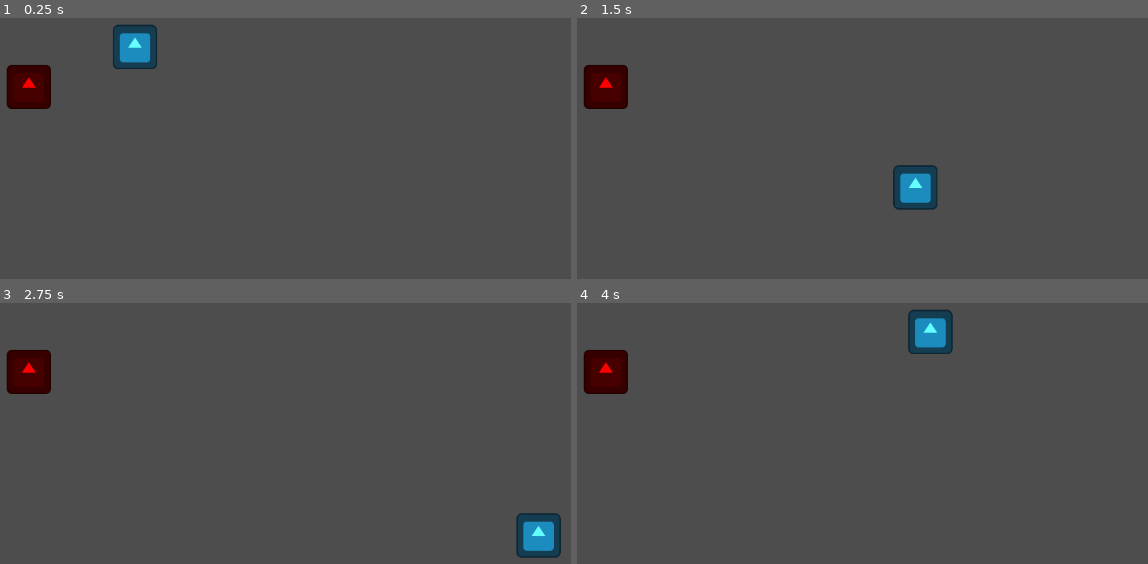
Above: before the commit, frames 1-4 (two rows, left to right).
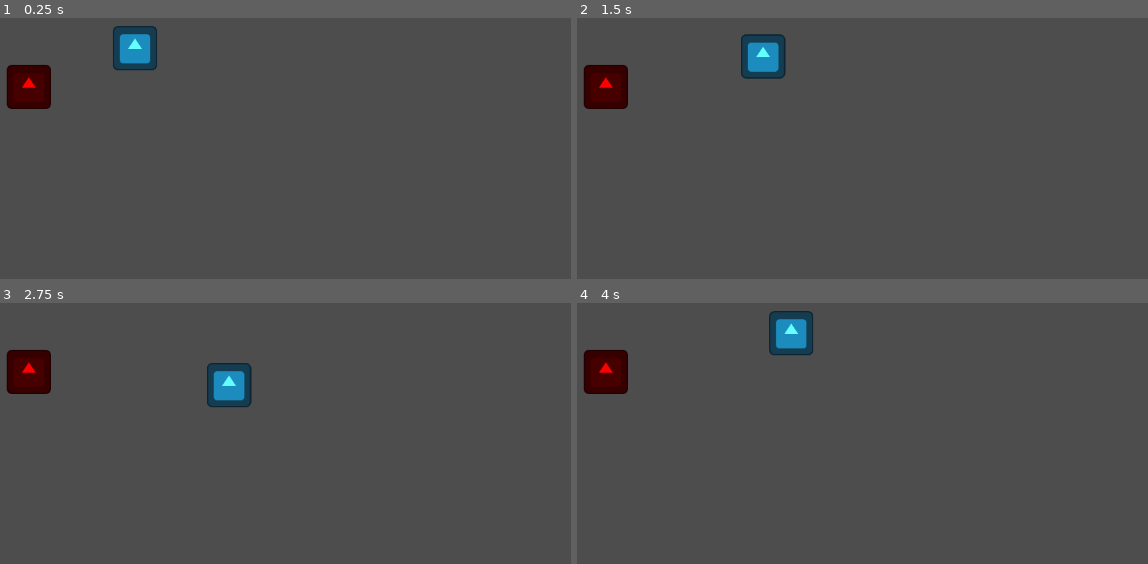
Above: after the commit, the same moments.

Repository: shafayatb/basic-2d-top-down-example
Game: Godot game, scene res://playground.tscn
Same seed, same stepped clock (60 frames per second), same inputs: the game is played once before the commit and once after it. The project has no main scene, so this scene is started directly. The engine's default icon, where the game draws it, is replaced by a stand-in: a white triangle on a blue panel in a dark square.
Inputs:
- Up to frame 1 (0.25 s): no input
- Up to frame 2 (1.5 s): tap Enter at 0.5 s; hold Right (ui_right) 0.53-1.28 s; tap Ctrl (Dash) at 0.6, 1.35 s; hold Down (ui_down) from 1.28 s (still down)
- Up to frame 3 (2.75 s): release Down (ui_down) at 2.03 s; hold Right (ui_right) from 2.03 s (still down); tap Ctrl (Dash) at 2.1 s
- Up to frame 4 (4 s): release Right (ui_right) at 2.78 s; hold Up (ui_up) 2.78-3.53 s; tap Ctrl (Dash) at 2.85, 3.6 s; hold Left (ui_left) from 3.53 s (still down)

The runs differ from the first frame. In frame 1, 0.2% of the frame differs, in the area x 19-28%, y 2-20%; in frame 2, 2.6%; in frame 3, 2.6%, in the area x 36-99%, y 22-98%; in frame 4, 2.6%.

Commit message:
6. Animation Tree Introduction

Diff:
--- a/player/player.gd
+++ b/player/player.gd
@@ -1,4 +1,7 @@
 extends CharacterBody2D
+
+
+@onready var animation_tree: AnimationTree = $AnimationTree
 
 const max_speed: int = 100
 const acceleration: int = 9
@@ -6,6 +9,11 @@
 
 var knockback: Vector2 = Vector2.ZERO
 var knockback_timer: float = 0.0
+
+var input: Vector2 = Vector2.ZERO
+
+func _ready() -> void:
+	animation_tree.active = true
 
 func _physics_process(delta: float) -> void:
 	if knockback_timer > 0.0:
@@ -18,8 +26,18 @@
 
 	move_and_slide()
 
+	if input != Vector2.ZERO:
+		animation_tree["parameters/conditions/is_moving"] = true
+		animation_tree["parameters/conditions/not_moving"] = false
+	else:
+		animation_tree["parameters/conditions/is_moving"] = false
+		animation_tree["parameters/conditions/not_moving"] = true
+
+	animation_tree["parameters/Idle/blend_position"] = input
+	animation_tree["parameters/Move/blend_position"] = input
+
 func movement(delta: float) -> void:
-	var input = Vector2(
+	input = Vector2(
 		Input.get_action_strength("ui_right") - Input.get_action_strength("ui_left"),
 		Input.get_action_strength("ui_down") - Input.get_action_strength("ui_up")
 	).normalized()
--- a/player/player.tscn
+++ b/player/player.tscn
@@ -1,6 +1,7 @@
-[gd_scene load_steps=7 format=3 uid="uid://bm4v5ulnu0n8w"]
+[gd_scene load_steps=29 format=3 uid="uid://bm4v5ulnu0n8w"]
 
 [ext_resource type="Texture2D" uid="uid://dta4665i0rs3m" path="res://icon.svg" id="1_4flbx"]
+[ext_resource type="Script" uid="uid://ccpxtr46d5ck1" path="res://player/player.gd" id="1_g6k8r"]
 [ext_resource type="Script" uid="uid://c862gema2tgoo" path="res://node_state_machine/state_machine.gd" id="3_i3pqv"]
 [ext_resource type="Script" uid="uid://do8iluil3rmt2" path="res://node_state_machine/walk_state.gd" id="3_sweqy"]
 [ext_resource type="Script" uid="uid://cwere4u6usod4" path="res://node_state_machine/idle_state.gd" id="4_2hs0m"]
@@ -9,19 +10,247 @@
 [sub_resource type="RectangleShape2D" id="RectangleShape2D_onrkg"]
 size = Vector2(130, 127)
 
+[sub_resource type="Animation" id="Animation_g6k8r"]
+length = 0.001
+tracks/0/type = "value"
+tracks/0/imported = false
+tracks/0/enabled = true
+tracks/0/path = NodePath("Icon:position")
+tracks/0/interp = 1
+tracks/0/loop_wrap = true
+tracks/0/keys = {
+"times": PackedFloat32Array(0),
+"transitions": PackedFloat32Array(1),
+"update": 0,
+"values": [Vector2(0, 0)]
+}
+tracks/1/type = "value"
+tracks/1/imported = false
+tracks/1/enabled = true
+tracks/1/path = NodePath("Icon:scale")
+tracks/1/interp = 1
+tracks/1/loop_wrap = true
+tracks/1/keys = {
+"times": PackedFloat32Array(0),
+"transitions": PackedFloat32Array(1),
+"update": 0,
+"values": [Vector2(1, 1)]
+}
+
+[sub_resource type="Animation" id="Animation_qjkh3"]
+resource_name = "idle"
+loop_mode = 1
+tracks/0/type = "value"
+tracks/0/imported = false
+tracks/0/enabled = true
+tracks/0/path = NodePath("Icon:position")
+tracks/0/interp = 1
+tracks/0/loop_wrap = true
+tracks/0/keys = {
+"times": PackedFloat32Array(0, 0.5, 1),
+"transitions": PackedFloat32Array(1, 1, 1),
+"update": 0,
+"values": [Vector2(0, 0), Vector2(0, -3), Vector2(0, 0)]
+}
+
+[sub_resource type="Animation" id="Animation_8t03j"]
+resource_name = "move_down"
+length = 0.3
+tracks/0/type = "value"
+tracks/0/imported = false
+tracks/0/enabled = true
+tracks/0/path = NodePath("Icon:scale")
+tracks/0/interp = 1
+tracks/0/loop_wrap = true
+tracks/0/keys = {
+"times": PackedFloat32Array(0, 0.3),
+"transitions": PackedFloat32Array(1, 1),
+"update": 0,
+"values": [Vector2(1, 1), Vector2(1, 1.390625)]
+}
+tracks/1/type = "value"
+tracks/1/imported = false
+tracks/1/enabled = true
+tracks/1/path = NodePath("Icon:position")
+tracks/1/interp = 1
+tracks/1/loop_wrap = true
+tracks/1/keys = {
+"times": PackedFloat32Array(0, 0.3),
+"transitions": PackedFloat32Array(1, 1),
+"update": 0,
+"values": [Vector2(0, 0), Vector2(0, 25)]
+}
+
+[sub_resource type="Animation" id="Animation_rgyib"]
+resource_name = "move_left"
+length = 0.3
+tracks/0/type = "value"
+tracks/0/imported = false
+tracks/0/enabled = true
+tracks/0/path = NodePath("Icon:position")
+tracks/0/interp = 1
+tracks/0/loop_wrap = true
+tracks/0/keys = {
+"times": PackedFloat32Array(0, 0.3),
+"transitions": PackedFloat32Array(1, 1),
+"update": 0,
+"values": [Vector2(0, 0), Vector2(-38, 0)]
+}
+tracks/1/type = "value"
+tracks/1/imported = false
+tracks/1/enabled = true
+tracks/1/path = NodePath("Icon:scale")
+tracks/1/interp = 1
+tracks/1/loop_wrap = true
+tracks/1/keys = {
+"times": PackedFloat32Array(0, 0.3),
+"transitions": PackedFloat32Array(1, 1),
+"update": 0,
+"values": [Vector2(1, 1), Vector2(1.59375, 1)]
+}
+
+[sub_resource type="Animation" id="Animation_boad6"]
+resource_name = "move_right"
+length = 0.3
+tracks/0/type = "value"
+tracks/0/imported = false
+tracks/0/enabled = true
+tracks/0/path = NodePath("Icon:scale")
+tracks/0/interp = 1
+tracks/0/loop_wrap = true
+tracks/0/keys = {
+"times": PackedFloat32Array(0, 0.3),
+"transitions": PackedFloat32Array(1, 1),
+"update": 0,
+"values": [Vector2(1, 1), Vector2(1.59375, 1)]
+}
+tracks/1/type = "value"
+tracks/1/imported = false
+tracks/1/enabled = true
+tracks/1/path = NodePath("Icon:position")
+tracks/1/interp = 1
+tracks/1/loop_wrap = true
+tracks/1/keys = {
+"times": PackedFloat32Array(0, 0.3),
+"transitions": PackedFloat32Array(1, 1),
+"update": 0,
+"values": [Vector2(0, 0), Vector2(38, 0)]
+}
+
+[sub_resource type="Animation" id="Animation_hg6s5"]
+resource_name = "move_up"
+length = 0.3
+tracks/0/type = "value"
+tracks/0/imported = false
+tracks/0/enabled = true
+tracks/0/path = NodePath("Icon:position")
+tracks/0/interp = 1
+tracks/0/loop_wrap = true
+tracks/0/keys = {
+"times": PackedFloat32Array(0, 0.3),
+"transitions": PackedFloat32Array(1, 1),
+"update": 0,
+"values": [Vector2(0, 0), Vector2(0, -25)]
+}
+tracks/1/type = "value"
+tracks/1/imported = false
+tracks/1/enabled = true
+tracks/1/path = NodePath("Icon:scale")
+tracks/1/interp = 1
+tracks/1/loop_wrap = true
+tracks/1/keys = {
+"times": PackedFloat32Array(0, 0.3),
+"transitions": PackedFloat32Array(1, 1),
+"update": 0,
+"values": [Vector2(1, 1), Vector2(1, 1.390625)]
+}
+
+[sub_resource type="AnimationLibrary" id="AnimationLibrary_rgyib"]
+_data = {
+&"RESET": SubResource("Animation_g6k8r"),
+&"idle": SubResource("Animation_qjkh3"),
+&"move_down": SubResource("Animation_8t03j"),
+&"move_left": SubResource("Animation_rgyib"),
+&"move_right": SubResource("Animation_boad6"),
+&"move_up": SubResource("Animation_hg6s5")
+}
+
+[sub_resource type="AnimationNodeAnimation" id="AnimationNodeAnimation_g6k8r"]
+animation = &"idle"
+
+[sub_resource type="AnimationNodeAnimation" id="AnimationNodeAnimation_boad6"]
+animation = &"idle"
+
+[sub_resource type="AnimationNodeAnimation" id="AnimationNodeAnimation_rgyib"]
+animation = &"idle"
+
+[sub_resource type="AnimationNodeAnimation" id="AnimationNodeAnimation_yllr7"]
+animation = &"idle"
+
+[sub_resource type="AnimationNodeBlendSpace2D" id="AnimationNodeBlendSpace2D_kb6p2"]
+blend_point_0/node = SubResource("AnimationNodeAnimation_g6k8r")
+blend_point_0/pos = Vector2(-1, 0)
+blend_point_1/node = SubResource("AnimationNodeAnimation_boad6")
+blend_point_1/pos = Vector2(0, 1)
+blend_point_2/node = SubResource("AnimationNodeAnimation_rgyib")
+blend_point_2/pos = Vector2(0, -1)
+blend_point_3/node = SubResource("AnimationNodeAnimation_yllr7")
+blend_point_3/pos = Vector2(1, 0)
+
+[sub_resource type="AnimationNodeAnimation" id="AnimationNodeAnimation_hg6s5"]
+animation = &"move_left"
+
+[sub_resource type="AnimationNodeAnimation" id="AnimationNodeAnimation_8t03j"]
+animation = &"move_right"
+
+[sub_resource type="AnimationNodeAnimation" id="AnimationNodeAnimation_2ieo8"]
+animation = &"move_down"
+
+[sub_resource type="AnimationNodeAnimation" id="AnimationNodeAnimation_ebec5"]
+animation = &"move_up"
+
+[sub_resource type="AnimationNodeBlendSpace2D" id="AnimationNodeBlendSpace2D_8t03j"]
+blend_point_0/node = SubResource("AnimationNodeAnimation_hg6s5")
+blend_point_0/pos = Vector2(-1, 0)
+blend_point_1/node = SubResource("AnimationNodeAnimation_8t03j")
+blend_point_1/pos = Vector2(1, 0)
+blend_point_2/node = SubResource("AnimationNodeAnimation_2ieo8")
+blend_point_2/pos = Vector2(0, 1)
+blend_point_3/node = SubResource("AnimationNodeAnimation_ebec5")
+blend_point_3/pos = Vector2(0, -1)
+blend_mode = 1
+
+[sub_resource type="AnimationNodeStateMachineTransition" id="AnimationNodeStateMachineTransition_wodsf"]
+
+[sub_resource type="AnimationNodeStateMachineTransition" id="AnimationNodeStateMachineTransition_32hag"]
+advance_mode = 2
+advance_condition = &"is_moving"
+
+[sub_resource type="AnimationNodeStateMachineTransition" id="AnimationNodeStateMachineTransition_tqiix"]
+advance_mode = 2
+advance_condition = &"not_moving"
+
+[sub_resource type="AnimationNodeStateMachine" id="AnimationNodeStateMachine_2ieo8"]
+states/Idle/node = SubResource("AnimationNodeBlendSpace2D_kb6p2")
+states/Idle/position = Vector2(481.59256, 53)
+states/Move/node = SubResource("AnimationNodeBlendSpace2D_8t03j")
+states/Move/position = Vector2(492.9463, 136)
+transitions = ["Start", "Idle", SubResource("AnimationNodeStateMachineTransition_wodsf"), "Idle", "Move", SubResource("AnimationNodeStateMachineTransition_32hag"), "Move", "Idle", SubResource("AnimationNodeStateMachineTransition_tqiix")]
+graph_offset = Vector2(-93.40743, 0)
+
 [node name="Player" type="CharacterBody2D"]
 scale = Vector2(0.5, 0.5)
+script = ExtResource("1_g6k8r")
 
 [node name="Icon" type="Sprite2D" parent="."]
 modulate = Color(0.39215687, 1, 1, 1)
-position = Vector2(0, -3)
 texture = ExtResource("1_4flbx")
 
 [node name="CollisionShape2D" type="CollisionShape2D" parent="."]
-position = Vector2(0, -2.5)
 shape = SubResource("RectangleShape2D_onrkg")
 
 [node name="StateMachine" type="Node" parent="." node_paths=PackedStringArray("initial_state")]
+process_mode = 4
 script = ExtResource("3_i3pqv")
 initial_state = NodePath("IdleState")
 metadata/_custom_type_script = "uid://c862gema2tgoo"
@@ -37,3 +266,16 @@
 [node name="DashState" type="Node" parent="StateMachine"]
 script = ExtResource("5_1jxqw")
 metadata/_custom_type_script = "uid://cbf6y3vxobj0e"
+
+[node name="AnimationPlayer" type="AnimationPlayer" parent="."]
+libraries = {
+&"": SubResource("AnimationLibrary_rgyib")
+}
+
+[node name="AnimationTree" type="AnimationTree" parent="."]
+tree_root = SubResource("AnimationNodeStateMachine_2ieo8")
+anim_player = NodePath("../AnimationPlayer")
+parameters/conditions/is_moving = false
+parameters/conditions/not_moving = false
+parameters/Idle/blend_position = Vector2(-0.9953052, 0.010988951)
+parameters/Move/blend_position = Vector2(0, 1)
